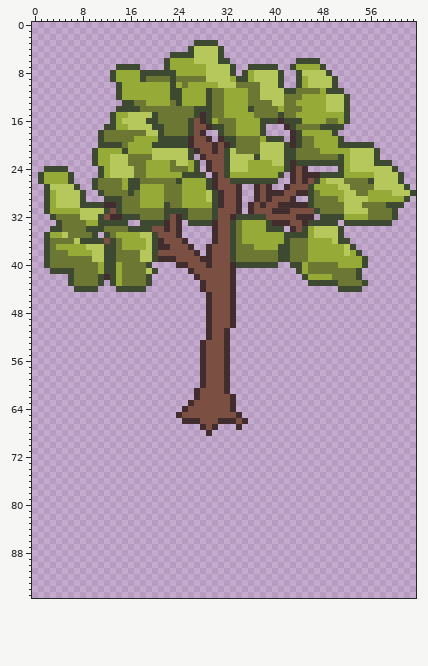
Two versions of one pixel-art file, dot/tree.aseprite. Above is the file before it was changed.
64x96 pixels, 1 frame.
New version:
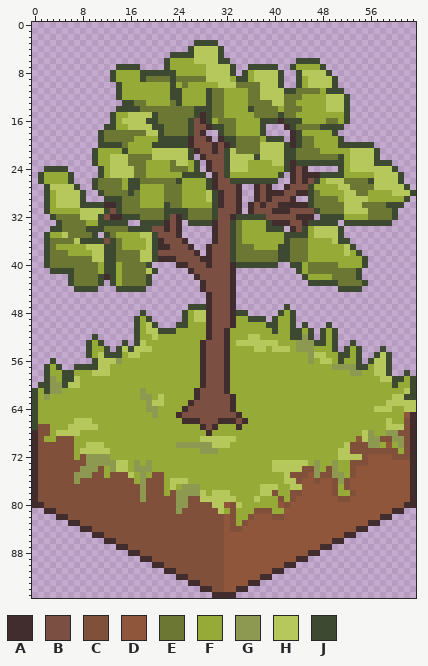
Palette (. is transparent): A #412d2d  B #7b5043  C #80503a  D #8f563b  E #6c7734  F #96aa38  G #8d9950  H #b6c85b  J #3d4931
Edits made:
layer "Layer 10" now shown
--- layer "Layer 10"
@@ x 0..63 @@
 46 .............................ABBBA..............................
-47 .............................ABBBA..............................
-48 .............................ABBBA..............................
-49 .............................ABBBA..............................
-50 .............................ABBBA..............................
-51 .............................ABBA...............................
-52 .............................ABBA...............................
-53 ............................ABBBA...............................
-54 ............................ABBBA...............................
-55 ............................ABBBA...............................
-56 ............................ABBBA...............................
-57 ............................ABBBA...............................
-58 ............................ABBBA...............................
-59 ............................ABBBA...............................
-60 ............................ABBBA...............................
-61 ...........................ABBBBA...............................
-62 ...........................ABBBBBA..............................
-63 ..........................ABBBBBBA..............................
-64 .........................ABBBBBBBA..............................
-65 ........................ABBBBBBBBBA.............................
-66 .........................AAABBBAAABA............................
-67 ............................ABA...A.............................
-68 .............................A..................................
-69 ................................................................
-70 ................................................................
-71 ................................................................
-72 ................................................................
-73 ................................................................
-74 ................................................................
-75 ................................................................
-76 ................................................................
-77 ................................................................
-78 ................................................................
-79 ................................................................
-80 ................................................................
-81 ................................................................
-82 ................................................................
-83 ................................................................
-84 ................................................................
-85 ................................................................
-86 ................................................................
-87 ................................................................
-88 ................................................................
-89 ................................................................
-90 ................................................................
-91 ................................................................
-92 ................................................................
-93 ................................................................
-94 ................................................................
-95 ................................................................
+47 ..........................JJJABBBA........J.....................
+48 ..................J......JFHHABBBAJJ.....JFJ....................
+49 .................JFJ.....JFHHABBBAFFJJJ.JFFJ....................
+50 .................JFHJ...JJFFFABBBAFFFFFJJFFJ.J...J..............
+51 .................JFHHJJJFFFFFABBAFFFFFFFJFFJJFJ.JFJ.............
+52 ..........J......JFFHFFFFFFFFABBAFFFHHFFFFFJJGJ.JFJ.............
+53 .........JFJ...J.JHFFFFFFFFFABBBAFHHHHHHHFFFGGGJJFJ..J..........
+54 .........JFFJ.JHJHHHFFFFFFFFABBBAFFFFHHFHHHFGGGFFFJ.JFJ...J.....
+55 .........JFHJJJFHHFFFFFFFFFFABBBAFFFFFFFFFFFFFGHHFFJJFJ..JHJ....
+56 ...J......JHHHGFFFFFFFFFFFFFABBBAFFFFFFFFFFFFFGFHHFJFFJ.JHHJ....
+57 ..JFJ..JJJJHHFFFFFFFFFFFFFFFABBBAFFFFFFFFFFFFFFFFFGGGGJJFHHJ....
+58 ..JFFJJFFFHHHFFFFFFFFFFFFFFFABBBAFFFFFFFFFFFFFFFFFFFFGGFFHHJ..J.
+59 ..JGFJJHFFFFFFFFFFFFFFFFFFFFABBBAFFFFFFFFFFFFFFFFFFFFFFFFFHHJJFJ
+60 .JJGGJHHFFFFFFFFFFFFFFFFFFFFABBBAFFFFFFFFFFFFFFFFFFFFFFFFFFFJFFJ
+61 JFJGGFFFFFFFFFFFFFGFFFFFFFFABBBBAFFFFFFFFFFFFFFFFFFFFFFFFFFFFFHJ
+62 JFGFFFFFFFFFFFFFFFGGFHFFFFFABBBBBAFFFFFFFFFFFFFFFFFFFFFFFFFFHHJJ
+63 JFFFFFFFFFFFFFFFFFFGHHFFFFABBBBBBAFFFFFFFFFFFFFFFFFFFFFFFFFHHHHH
+64 JFFFFFFFFFFFFFFFFFFGGFFFFABBBBBBBAFFFFFFFFFFFFFFFFFFFFFFFHHHFFHH
+65 JFFFFFFFFFFFFFFFFFFFGFFFABBBBBBBBBAFFFFFFFFFFFFFFFFFFFFFFFFFFFDA
+66 JFFFFFFHHHFFFFFFFFFFFFFFFAAABBBAAABAFFFFFFFFFFFFFFFFFFFFFFFHFFCA
+67 JCCFFFHHHHHFFFFFFFFFFFFFFFFFABAFFFAFFFFFFFFFFFFFFFFFFFFFFFFHHHCA
+68 ACCFHHHHFFFFFFFFFFFFFFFFFFFFFAFFFFFFFFFFFFFFFFFFFFFFFFFHGFFGGCCA
+69 ACFFCCCFFFFFFFFFFFFFFFFFFFFFHHHHHHFFFFFFFFFFFFFFFFFFFFDHGGCCGGCA
+70 ACCCCCCFFHHHFFFFFFFFFFFFGGGGGGHHHFFFFFFFFFFFFFFFFFFFHCCCGGFDFGCA
+71 ACCCCCCFHHHHHFFFFFFFFFFFFFFFGGGFFFFFFFFFFFFFFFFFFFFHHCCCCCCCCFCA
+72 ACCCCCCFCGGGGFFFFFFFFFFFFFFFFFFFFFFFFFFFFFFFFFFFFFFHHHHCDDDDCCCA
+73 ACCCCCCCCGGGGGHHFGFGFFFFFFFFFFFFFFFFFFFFHHHHHHFGFFGFFCCCDDDDDDDA
+74 ACCCCCCCGGGCFGHHFGGGFFFFFFFFFFFFFFFFFFFFHHHHHCCGFCGFFCDDDDDDDDDA
+75 ACCCCCCGGGCCFCCCHFGFCCFFFFFFFFFFFFFFFFFFFFHCCCDGCCGGFCDDDDDDDDDA
+76 ACCCCCCGCCCCCCCCCFGCCCFHHHFFFFFFFFFFFFFFFFHHCDDCDDCGCDDDDDDDDDDA
+77 ACCCCCCCCCCCCCCCCCGCCCFHFGGGFFFFFFFFFFHHHFFHHDDDDDCFCDDDDDDDDDDA
+78 ACCCCCCCCCCCCCCCCCGCCCFCGGGGHFHHHFFFFFHHCFFCCDDDDDCFFCDDDDDDDDDA
+79 ACCCCCCCCCCCCCCCCCGCCCCCGGCCHHHHHHFFFHFFFCFCDDDDDDDCCDDDDDDDDDDA
+80 AACCCCCCCCCCCCCCCCCCCCCCGGCCCCHHDCHFFFFFFDCDDDDDDDDDDDDDDDDDDDAA
+81 ..AACCCCCCCCCCCCCCCCCCCCGCCCCCCHFCFFFCCCFFDDDDDDDDDDDDDDDDDDAA..
+82 ....AACCCCCCCCCCCCCCCCCCCCCCCCCCDCFFCDDDCCDDDDDDDDDDDDDDDDAA....
+83 ......AACCCCCCCCCCCCCCCCCCCCCCCCDCFCDDDDDDDDDDDDDDDDDDDDAA......
+84 ........AACCCCCCCCCCCCCCCCCCCCCCDCCDDDDDDDDDDDDDDDDDDDAA........
+85 ..........AACCCCCCCCCCCCCCCCCCCCDDDDDDDDDDDDDDDDDDDDAA..........
+86 ............AACCCCCCCCCCCCCCCCCCDDDDDDDDDDDDDDDDDDAA............
+87 ..............AACCCCCCCCCCCCCCCCDDDDDDDDDDDDDDDDAA..............
+88 ................AACCCCCCCCCCCCCCDDDDDDDDDDDDDDAA................
+89 ..................AACCCCCCCCCCCCDDDDDDDDDDDDAA..................
+90 ....................AACCCCCCCCCCDDDDDDDDDDAA....................
+91 ......................AACCCCCCCCDDDDDDDDAA......................
+92 ........................AACCCCCCDDDDDDAA........................
+93 ..........................AACCCCDDDDAA..........................
+94 ............................AACCDDAA............................
+95 ..............................AAAA..............................
Changed places in both pictures, as pixel boxes (x1, y1, x2, y2):
added: (32, 304, 416, 598)
